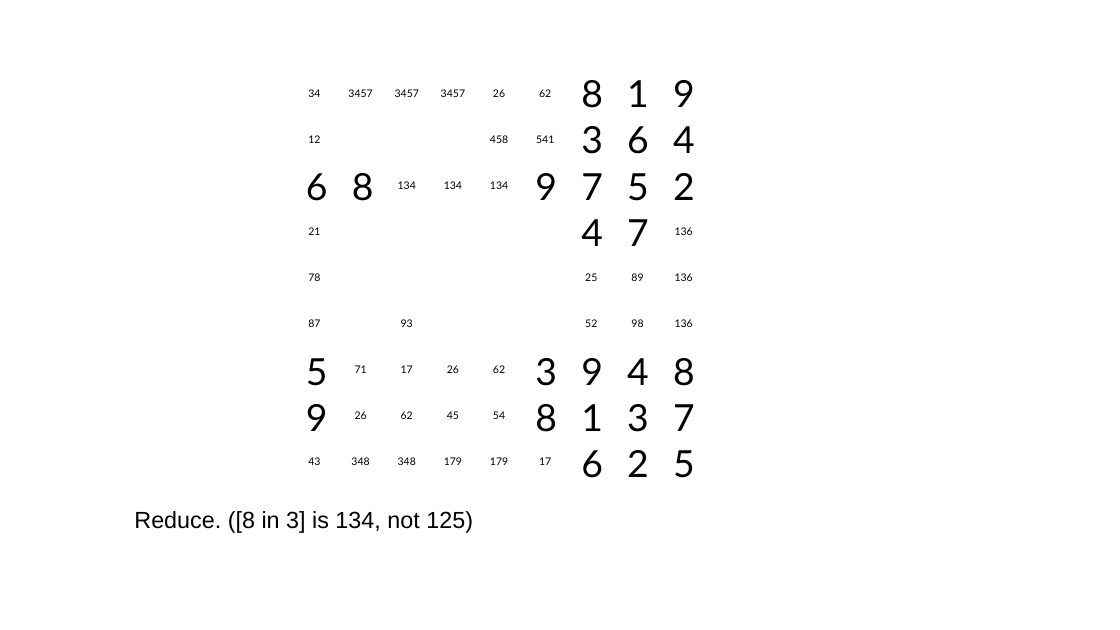
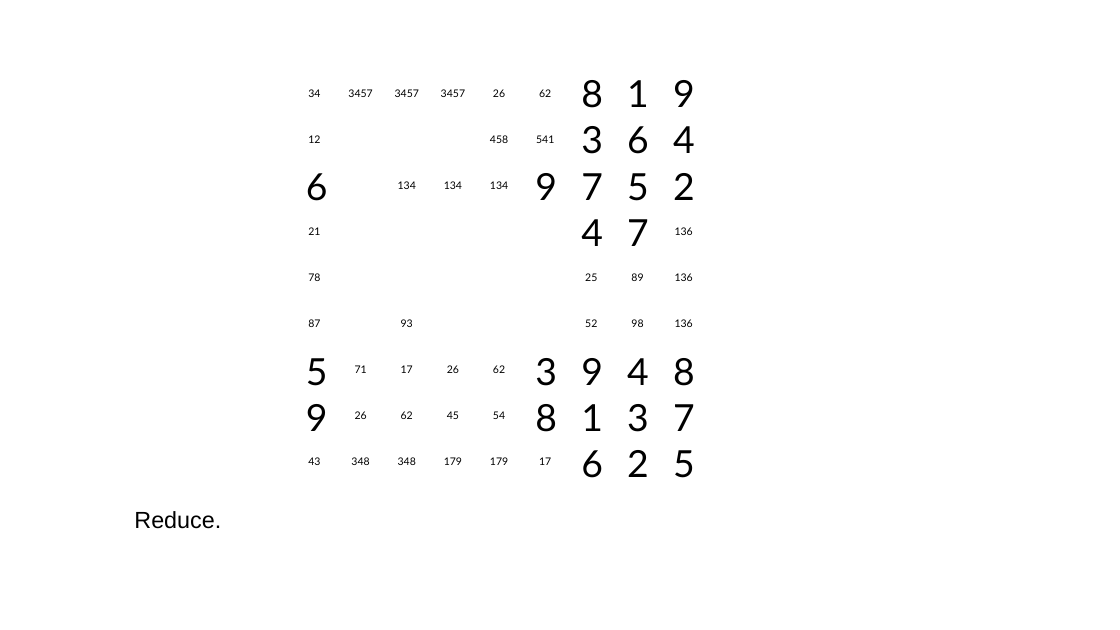
Before and after one commit to jhardis/WSJ_Number_Puzzles, a slide deck: slide 37 of 20260516_1.pptx (slide 38 before the commit). Drawn at 1120x630 pixels with LibreOffice and Linux fonts; fonts in the diff are those of the drawing; background and template pictures are left out. Boxes give left, top, right and bottom in pixels: in the first picture for what was removed or moved away, otherwise in the second. Text is boxed around its words. In the diff, an @@ line names an element or a change of style, - is before the commit and + after.

```diff
--- a/20260516_1.pptx
+++ b/20260516_1.pptx
@@ text removed at <box>352,173,374,201</box> @@
-8
@@ text at <box>134,511,221,529</box>: text changed @@
-Reduce. ([8 in 3] is 134, not 125)
+Reduce.
```
Also in this commit, not shown: 34 other slides changed, 1 slide added, 2 slides removed.
